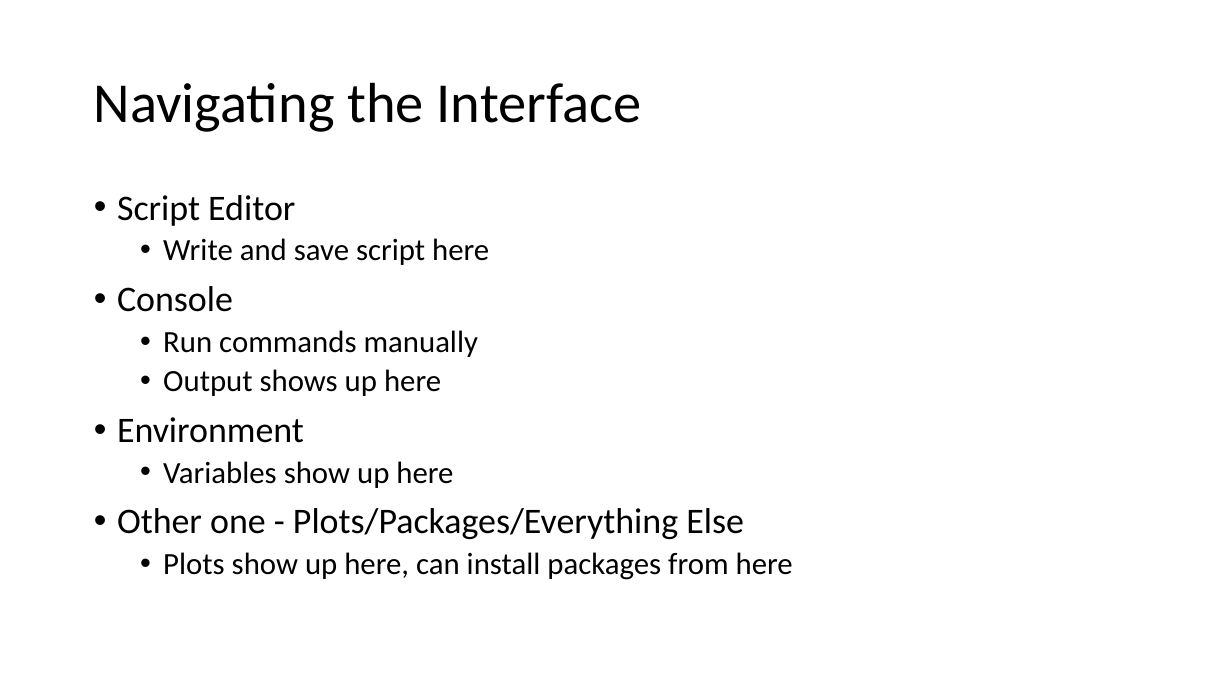
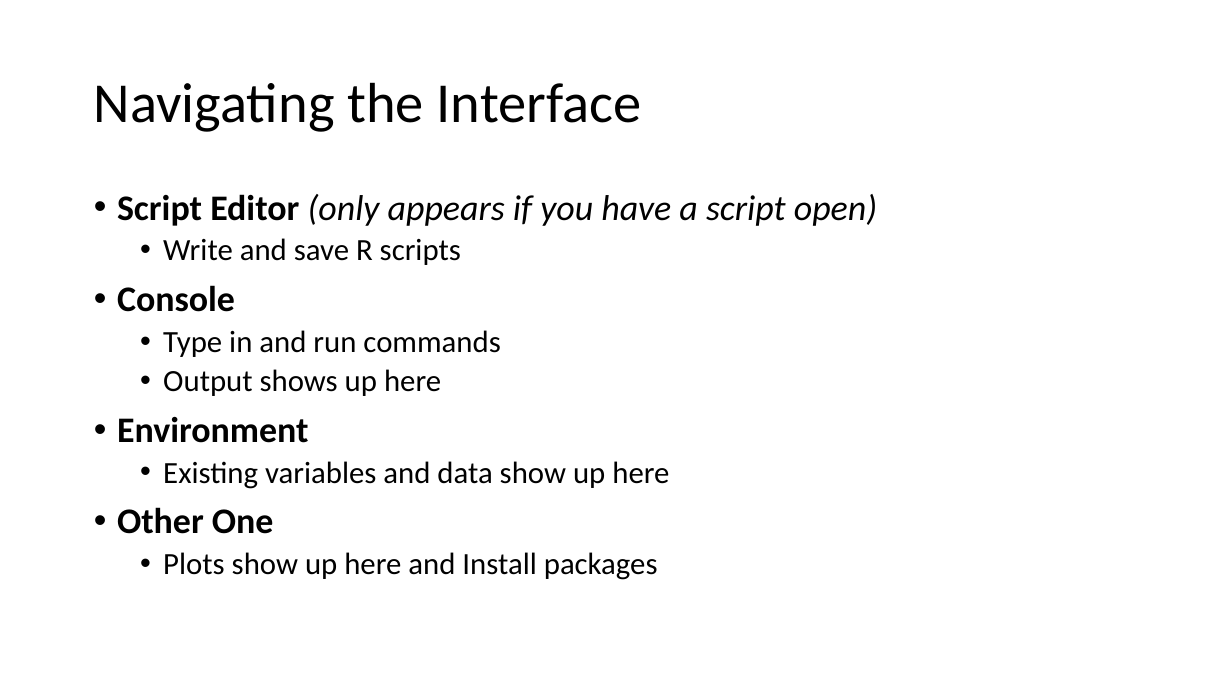
Before and after one commit to angnguyen/ce_group, a slide deck: slide 13 of R_tutorial_1.pptx (slide 8 before the commit). Drawn at 1232x693 pixels with LibreOffice and Linux fonts; fonts in the diff are those of the drawing. Boxes give left, top, right and bottom in pixels: in the first picture for what was removed or moved away, otherwise in the second. Text is boxed around its words. In the diff, an @@ line names an element or a change of style, - is before the commit and + after.

```diff
--- a/R_tutorial_1.pptx
+++ b/R_tutorial_1.pptx
@@ text at box(117, 194, 877, 265): text changed; size 24 to 28 pt; italic on @@
-• Script Editor
-  • Write and save script here
+• Script Editor (only appears if you have a script open)
+  • Write and save R scripts
@@ text at box(117, 285, 309, 443): bold on in "Console", "Environment" @@
@@ text at box(163, 330, 500, 357): text changed @@
-  • Run commands manually
+  • Type in and run commands
@@ text at box(117, 461, 669, 580): text changed @@
-  • Variables show up here
-• Other one - Plots/Packages/Everything Else
-  • Plots show up here, can install packages from here
+  • Existing variables and data show up here
+• Other One
+  • Plots show up here and Install packages
```
Also in this commit, not shown: 15 other slides changed, 18 slides added, 3 slides removed, 2 other files.
